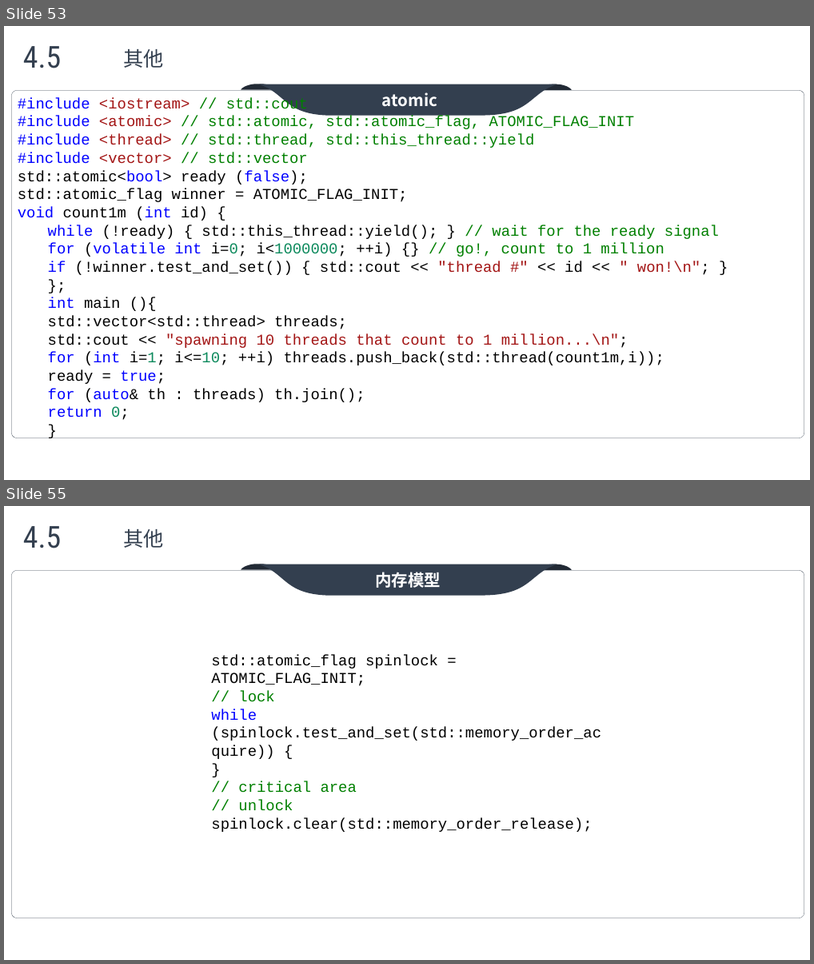
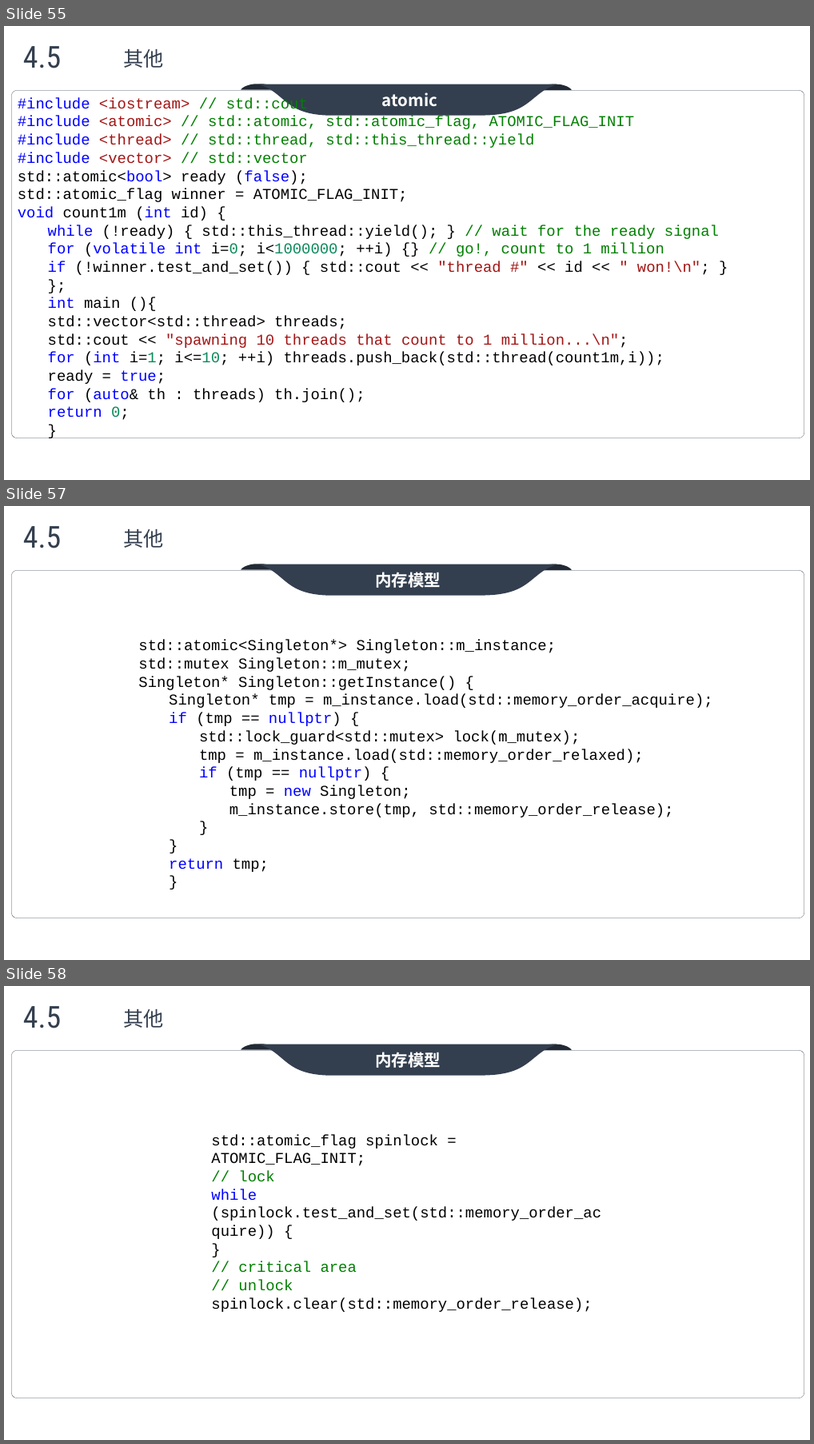
Before and after one commit to max4sharing/modern_cpp, a slide deck: C++11.pptx. Shown one above the other, each under a label of ours: slides 53 and 55 before the commit, slides 55, 57 and 58 after it; the slides between them are not shown. The pictures are 814x964 and 814x1444 pixels, drawn with LibreOffice and Linux fonts; fonts in the diff are those of the drawing; background and template pictures are left out. Boxes give left, top, right and bottom in pixels: in the first picture for what was removed or moved away, otherwise in the second. Text is boxed around its words. In the diff, an @@ line names an element or a change of style, - is before the commit and + after.

```diff
--- a/C++11.pptx
+++ b/C++11.pptx
@@ slide 57 added at (4,506,810,960), background picture (left out) @@
@@ text added at (23,526,61,548), 36 pt, text #333F4F @@
+4.5
@@ text added at (124,529,164,548), 24 pt, text #333F4F @@
+其他
@@ group added at (12,564,805,917): 3 freeform shapes, 1 rounded rectangle @@
+内存模型
@@ text added at (138,640,714,872), 18 pt, text #000000 @@
+std::atomic<Singleton*> Singleton::m_instance;
+std::mutex Singleton::m_mutex;
+Singleton* Singleton::getInstance() {
+  Singleton* tmp = m_instance.load(std::memory_order_acquire);
+  if (tmp == nullptr) {
+    std::lock_guard<std::mutex> lock(m_mutex);
+    tmp = m_instance.load(std::memory_order_relaxed);
+    if (tmp == nullptr) {
+      tmp = new Singleton;
+      m_instance.store(tmp, std::memory_order_release);
+    }
+  }
+  return tmp;
+}
@@ what was slide 53 is now slide 55 @@
@@ what was slide 55 is now slide 58 @@
```
Also in this commit, not shown: 6 slides changed, 4 other slides added.
